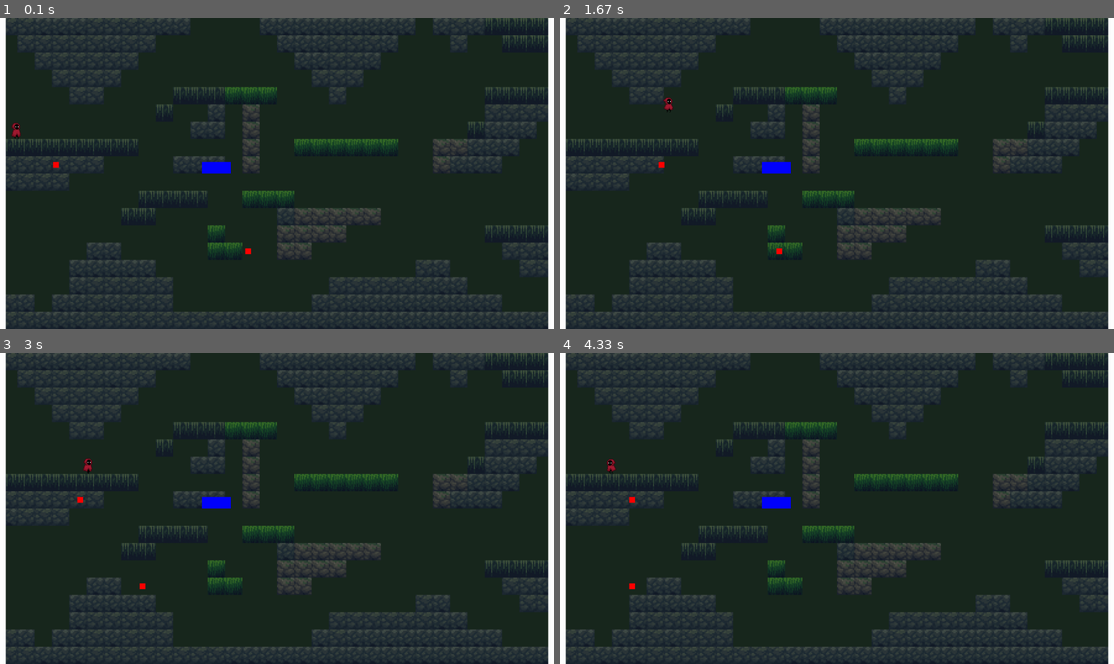
Above: before the commit, frames 1-4 (two rows, left to right).
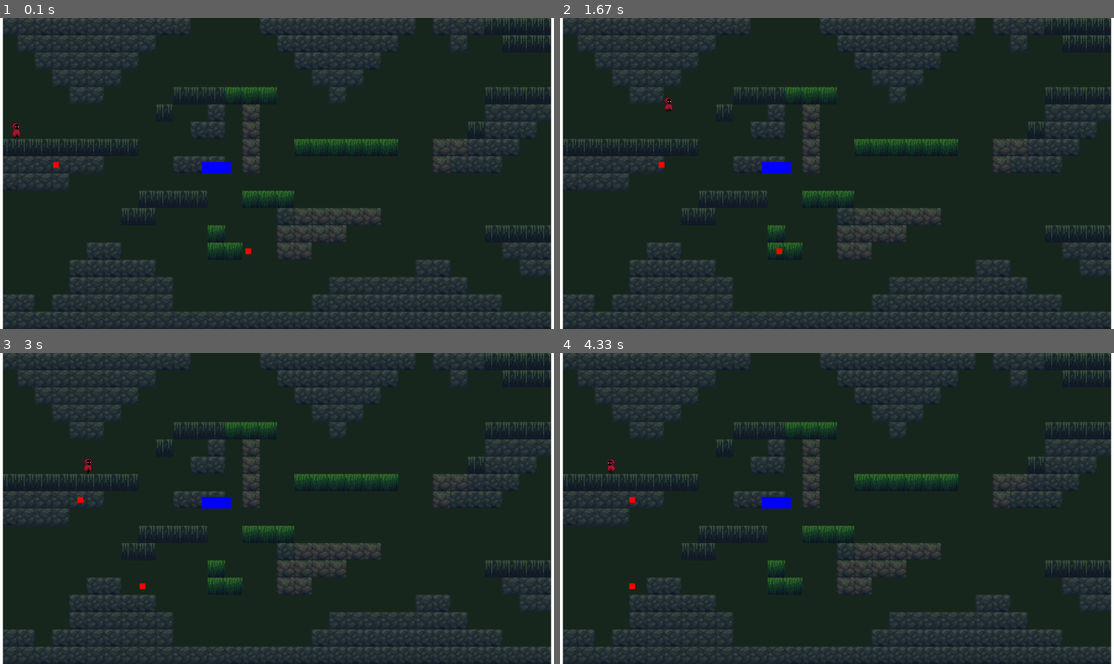
Above: after the commit, the same moments.

Repository: mrhanha1/pygameSonDoong
Game: pygame game, started from main.py
Two runs of this game, one before a commit and one after it. Both use one fixed random seed, a clock stepped at 60 frames per second and the inputs below.
Inputs:
- Up to frame 1 (0.1 s): no input
- Up to frame 2 (1.67 s): hold Right 0.33-0.8 s; hold Right 0.83-1.3 s; tap Space at 0.9, 1.2, 1.4 s; tap K at 0.98 s; hold Left from 1.33 s (still down)
- Up to frame 3 (3 s): tap Space at 1.7, 1.97, 2.27, 2.4, 2.7 s; release Left at 1.87 s; hold Left 1.9-2.3 s; hold Right 2.33-2.97 s; tap K at 2.48 s
- Up to frame 4 (4.33 s): hold Esc 3-3.47 s; hold Left 3-3.47 s; tap Space at 3.07, 3.37, 3.57, 3.87, 4.07 s; hold R 3.5-3.97 s; hold Left from 4 s (still down); tap K at 4.15 s

The runs differ from the first frame. In frame 1, 1.3% of the frame differs, in the area x 0-100%, y 0-100%; in frame 2, 1.3%; in frame 3, 1.3%; in frame 4, 1.3%.

Commit message:
đã làm chuyển level thành công, vẽ thêm 1 level, chuẩn bị làm scale level

Diff:
--- /dev/null
+++ b/assets/tilemap/lv1_riu.csv
@@ -0,0 +1,18 @@
+1,1,1,1,1,1,1,1,1,1,1,1,1,1,1,1,1,1,1,1,1,1,1,1,1,1,1,1,1,4,0,4
+4,4,4,4,4,1,4,4,4,4,4,4,4,4,4,4,1,1,1,1,1,1,1,1,1,0,0,0,0,4,0,0
+4,4,4,4,4,4,4,4,4,4,4,4,4,4,4,4,4,4,4,1,1,1,1,1,1,1,0,0,0,0,0,0
+0,4,-1,4,4,4,4,4,1,1,1,1,1,1,4,4,4,4,4,1,1,1,-1,4,1,1,1,0,0,0,0,0
+0,4,-1,-1,-1,-1,-1,-1,-1,-1,-1,-1,-1,-1,-1,-1,-1,-1,-1,-1,4,-1,-1,-1,1,1,1,1,1,0,0,0
+0,4,2,2,2,-1,-1,2,2,2,2,-1,-1,2,2,2,2,-1,-1,-1,-1,-1,-1,-1,-1,1,1,1,1,1,1,1
+0,0,1,1,1,-1,-1,-1,-1,1,1,2,2,1,1,4,4,2,2,2,2,2,2,2,-1,-1,1,1,1,1,1,1
+3,3,3,0,0,2,2,-1,-1,-1,-1,1,1,4,4,4,4,4,4,4,4,4,4,4,2,-1,-1,-1,-1,-1,-1,1
+-1,-1,-1,-1,-1,0,0,2,1,1,-1,-1,-1,-1,-1,-1,-1,0,0,0,0,4,4,4,4,2,-1,-1,-1,-1,-1,-1
+-1,-1,-1,-1,-1,-1,-1,-1,-1,-1,-1,-1,2,2,2,0,0,0,1,1,1,1,1,1,4,4,2,-1,-1,-1,-1,-1
+3,3,3,3,2,2,2,2,2,0,0,0,0,1,4,4,4,0,1,1,1,1,1,1,1,1,4,2,2,2,2,2
+0,0,0,0,0,0,0,0,0,0,0,0,0,4,4,1,1,1,4,4,4,1,4,1,1,1,1,1,1,1,1,1
+0,0,0,0,0,0,0,0,4,4,4,4,4,4,4,4,4,4,1,1,1,4,4,1,1,4,4,1,1,1,1,1
+4,4,4,4,4,4,4,4,4,1,1,1,1,1,1,1,1,1,1,1,4,4,4,4,4,1,4,4,4,1,4,1
+4,4,1,1,4,4,4,4,4,4,4,1,1,1,1,4,4,1,1,1,1,4,4,1,1,1,1,4,1,4,4,4
+1,1,1,1,4,1,4,4,4,4,1,1,4,4,4,4,4,4,4,4,1,4,1,1,1,1,1,1,4,4,1,4
+1,1,1,4,4,1,1,1,1,1,4,1,1,1,1,1,1,1,1,1,1,1,1,1,4,1,4,4,4,1,1,4
+1,4,4,4,4,4,4,4,4,4,4,4,4,4,4,4,4,4,4,4,4,4,1,4,4,4,4,4,4,4,4,4
--- /dev/null
+++ b/assets/tilemap/lv1_riu.tmx
@@ -0,0 +1,26 @@
+<?xml version="1.0" encoding="UTF-8"?>
+<map version="1.10" tiledversion="1.11.2" orientation="orthogonal" renderorder="right-down" width="32" height="18" tilewidth="60" tileheight="60" infinite="0" nextlayerid="2" nextobjectid="1">
+ <tileset firstgid="1" source="../../tiled_level/tileset_incave.tsx"/>
+ <layer id="1" name="Tile Layer 1" width="32" height="18">
+  <data encoding="csv">
+2,2,2,2,2,2,2,2,2,2,2,2,2,2,2,2,2,2,2,2,2,2,2,2,2,2,2,2,2,5,1,5,
+5,5,5,5,5,2,5,5,5,5,5,5,5,5,5,5,2,2,2,2,2,2,2,2,2,1,1,1,1,5,1,1,
+5,5,5,5,5,5,5,5,5,5,5,5,5,5,5,5,5,5,5,2,2,2,2,2,2,2,1,1,1,1,1,1,
+1,5,0,5,5,5,5,5,2,2,2,2,2,2,5,5,5,5,5,2,2,2,0,5,2,2,2,1,1,1,1,1,
+1,5,0,0,0,0,0,0,0,0,0,0,0,0,0,0,0,0,0,0,5,0,0,0,2,2,2,2,2,1,1,1,
+1,5,3,3,3,0,0,3,3,3,3,0,0,3,3,3,3,0,0,0,0,0,0,0,0,2,2,2,2,2,2,2,
+1,1,2,2,2,0,0,0,0,2,2,3,3,2,2,5,5,3,3,3,3,3,3,3,0,0,2,2,2,2,2,2,
+4,4,4,1,1,3,3,0,0,0,0,2,2,5,5,5,5,5,5,5,5,5,5,5,3,0,0,0,0,0,0,2,
+0,0,0,0,0,1,1,3,2,2,0,0,0,0,0,0,0,1,1,1,1,5,5,5,5,3,0,0,0,0,0,0,
+0,0,0,0,0,0,0,0,0,0,0,0,3,3,3,1,1,1,2,2,2,2,2,2,5,5,3,0,0,0,0,0,
+4,4,4,4,3,3,3,3,3,1,1,1,1,2,5,5,5,1,2,2,2,2,2,2,2,2,5,3,3,3,3,3,
+1,1,1,1,1,1,1,1,1,1,1,1,1,5,5,2,2,2,5,5,5,2,5,2,2,2,2,2,2,2,2,2,
+1,1,1,1,1,1,1,1,5,5,5,5,5,5,5,5,5,5,2,2,2,5,5,2,2,5,5,2,2,2,2,2,
+5,5,5,5,5,5,5,5,5,2,2,2,2,2,2,2,2,2,2,2,5,5,5,5,5,2,5,5,5,2,5,2,
+5,5,2,2,5,5,5,5,5,5,5,2,2,2,2,5,5,2,2,2,2,5,5,2,2,2,2,5,2,5,5,5,
+2,2,2,2,5,2,5,5,5,5,2,2,5,5,5,5,5,5,5,5,2,5,2,2,2,2,2,2,5,5,2,5,
+2,2,2,5,5,2,2,2,2,2,5,2,2,2,2,2,2,2,2,2,2,2,2,2,5,2,5,5,5,2,2,5,
+2,5,5,5,5,5,5,5,5,5,5,5,5,5,5,5,5,5,5,5,5,5,2,5,5,5,5,5,5,5,5,5
+</data>
+ </layer>
+</map>
--- a/gameObjectv2.py
+++ b/gameObjectv2.py
@@ -45,6 +45,6 @@
         super().__init__(x, y, width, height, "hazard", (0,0,255,100))
 
 class entrance (GameObject):
-    def __init__(self, x, y, index,width= 40, height=200):
+    def __init__(self, x, y, index,width= 20, height=200):
         super().__init__(x,y,width,height,"entrance",WHITE)
         self.index=index
--- a/level.py
+++ b/level.py
@@ -3,7 +3,7 @@
 
 class Level:
 
-    def __init__(self, tilemap_path,size, spawn_points: dict[str: tuple[int, int]]):
+    def __init__(self, tilemap_path,size, spawn_points: dict[int: tuple[int, int]]):
         self.tilemap = TileMap(tilemap_path)
         self.spawn_points = spawn_points
 
@@ -27,14 +27,14 @@
 
     def load_level(self, lvindex, spawnpoint_index):
         """load the level number 'lvindex' in level data and place player to spawnpoint [spawnpoint_index]"""
-        #lấy cặp dữ liệu của tuple với path: str, spawnpoints: dict {name: (x,y)}
+        #lấy cặp dữ liệu của tuple với path: str, spawnpoints: dict {index_number: (x,y)}
         path, spawn_points = self.level_list[lvindex]
         self.level = Level(path,2, spawn_points)
         self.level_index = lvindex
         self.set_player(spawnpoint_index)
 
     def set_player(self,spawnpoint_index):
-        spawn_pos=self.level.spawn_points.get(spawnpoint_index) #là vector2
+        spawn_pos=self.level.spawn_points.get(spawnpoint_index) #-> tuple
         if spawn_pos:
             self.player.rect.topleft=spawn_pos
             self.player.velocity=pygame.Vector2(0,0)
@@ -43,10 +43,18 @@
             #raise ValueError(f"Spawn point '{spawnpoint_index}' not found in level {lvindex}")
 
     def go_to_level (self, spawnpoint_index):
-        if spawnpoint_index==1 or spawnpoint_index==3:
-            lvindex=self.level_index-1
-        elif spawnpoint_index==2 or spawnpoint_index==4:
+
+        next_spawnpoint=1
+        if self.level_index==0: pass
+        else:
+            if spawnpoint_index==1 or spawnpoint_index==3:
+                lvindex=self.level_index-1
+                next_spawnpoint=spawnpoint_index+1
+        if spawnpoint_index==2 or spawnpoint_index==4:
             lvindex=self.level_index+1
-        if self.need_refresh:
-            self.load_level(lvindex, spawnpoint_index)
-            self.need_refresh=False
+            next_spawnpoint=spawnpoint_index-1
+        try:
+            self.load_level(lvindex, next_spawnpoint)
+            print (f"go to level {lvindex} and spawn in {next_spawnpoint} spawnpoint")
+        except:
+            print (f"number level and spawn in {next_spawnpoint} ERROR")
--- a/main.py
+++ b/main.py
@@ -1,6 +1,6 @@
 import pygame
 from playerv2 import player
-from setting import WIDTH, HEIGHT
+from setting import *
 from gameObjectv2 import enemy, hazard, entrance
 from tile_map import TileMap
 from level import LevelManager
@@ -24,11 +24,13 @@
     ("assets/tilemap/lv1_test.csv",
      {1: (40,HEIGHT//2),
       3: (40,HEIGHT-100),
-      2: (WIDTH-30,HEIGHT//2),
-      4: (WIDTH-30,HEIGHT//2)}),
-    ("testmap.csv",
-     {1: (800,800),
-      3: (1900,400)})
+      2: (WIDTH-80,HEIGHT//2-100),
+      4: (WIDTH-80,HEIGHT-100)}),
+    ("assets/tilemap/lv1_riu.csv",
+     {1: (40,HEIGHT//2),
+      3: (40,HEIGHT//2),
+      2: (WIDTH-60,HEIGHT//2),
+      4: (WIDTH-60,HEIGHT//2)})
     ]
 levelmanager=LevelManager(level_list_data, p1)
 
@@ -41,10 +43,10 @@
 
 entrances=pygame.sprite.Group()
 entrances.add(
-    entrance(0, 0, 1,20,HEIGHT//2),
-    entrance(0, HEIGHT//2, 2,20,HEIGHT//2),
-    entrance(WIDTH-20, 0, 3,20,HEIGHT//2),
-    entrance(WIDTH-20, HEIGHT//2, 4,20,HEIGHT//2)
+    entrance(0, 0, 1, 10, HEIGHT//2),
+    entrance(0, HEIGHT//2, 3, 10, HEIGHT//2),
+    entrance(WIDTH-10, 0, 2,10,HEIGHT//2),
+    entrance(WIDTH-10, HEIGHT//2, 4,10,HEIGHT//2)
     )
 """KHỞI TẠO ĐẦU TIÊN"""
 pygame.init()
@@ -73,7 +75,7 @@
             if event.key == pygame.K_r:# Resume khi nhấn R
                paused = False
         elif event.type == CHANGE_LV_EVT:
-            pass#levelmanager.go_to_level(event.index)
+            levelmanager.go_to_level(event.index)
         if event.type == pygame.QUIT:
             running = False
     #map.draw_map(screen)
--- a/playerv2.py
+++ b/playerv2.py
@@ -1,5 +1,5 @@
 import pygame
-from setting import WIDTH, HEIGHT
+from setting import *
 from pygame.math import Vector2
 from animations import Animator
 from ground_collision import in_collision_x, in_collision_y
@@ -52,8 +52,11 @@
         in_collision_x(self, grounds)
         self.rect.y += int(self.velocity.y)*d_time
         in_collision_y(self, grounds)
-        if self.rect.left<=0 or self.rect.right>=WIDTH:
-            self.velocity.x=0
+        """limit moving"""
+        if self.rect.left<=0 and self.velocity.x<0:
+            self.rect.left=0
+        elif self.rect.right>=WIDTH and self.velocity.x>0:
+            self.rect.right=0
         """ANIMATION CONDITION AND UPDATE"""
         if self.isGrounded and self.velocity.x==0:
             self.animator.state="idle"
@@ -131,8 +134,7 @@
         for entrance in entrances:
             if self.rect.colliderect(entrance.rect):
                 pygame.event.post(pygame.event.Event(CHANGE_LV_EVT, {"index":entrance.index}))
-
-
+                #print(f"collide entrance number {entrance.index}")
 
     def draw (self, screen):
         screen.blit(self.animator.get_avatar(),(self.rect.left-7*self.scale_factor,self.rect.top-6*self.scale_factor))
--- a/setting.py
+++ b/setting.py
@@ -3,3 +3,7 @@
 def cd_is_over (last_time, duration):
     "return True if from last time to now is equal or longer than durration"
     return pygame.time.get_ticks() - last_time >= duration
+CHANGE_LV_EVT = pygame.USEREVENT + 1
+PLAYER_DEAD_EVT = pygame.USEREVENT + 2
+LEVEL_WIN_EVT = pygame.USEREVENT + 3
+# v.v. thêm sau nếu cần
--- /dev/null
+++ b/tiled_level/lv1.tmx
@@ -0,0 +1,29 @@
+<?xml version="1.0" encoding="UTF-8"?>
+<map version="1.10" tiledversion="1.11.2" orientation="orthogonal" renderorder="right-down" width="32" height="18" tilewidth="60" tileheight="60" infinite="0" nextlayerid="2" nextobjectid="1">
+ <editorsettings>
+  <export target="../assets/tilemap/lv1_riu.csv" format="csv"/>
+ </editorsettings>
+ <tileset firstgid="1" source="tileset_incave.tsx"/>
+ <layer id="1" name="Tile Layer 1" width="32" height="18">
+  <data encoding="csv">
+2,2,2,2,2,2,2,2,2,2,2,2,2,2,2,2,2,2,2,2,2,2,2,2,2,2,2,2,1,1,1,1,
+5,5,5,5,5,2,5,5,5,5,5,5,5,5,5,5,2,2,2,2,2,2,2,2,2,1,1,1,1,1,1,1,
+5,5,5,5,5,5,5,5,5,5,5,5,5,5,5,5,5,5,5,2,2,2,2,2,2,2,1,1,1,1,1,1,
+1,5,0,5,5,5,5,5,2,2,2,2,2,2,5,5,5,5,5,2,2,2,0,5,2,2,2,1,1,1,1,1,
+1,5,0,0,0,0,0,0,0,0,0,0,0,0,0,0,0,0,0,0,5,0,0,0,2,2,2,2,2,1,1,1,
+1,5,3,3,3,0,0,3,3,3,3,0,0,3,3,3,3,0,0,0,0,0,0,0,0,2,2,2,2,2,2,1,
+1,1,2,2,2,0,0,0,0,2,2,3,3,2,2,5,5,3,3,3,3,3,3,3,0,0,2,2,2,2,2,2,
+4,4,4,1,1,3,3,0,0,0,0,2,2,5,5,5,5,5,5,5,5,5,5,5,3,0,0,0,0,0,0,2,
+0,0,0,0,0,1,1,3,2,2,0,0,0,0,0,0,0,1,1,1,1,5,5,5,5,3,0,0,0,0,0,0,
+0,0,0,0,0,0,0,0,0,0,0,0,3,3,3,1,1,1,2,2,2,2,2,2,5,5,3,0,0,0,0,0,
+4,4,4,4,3,3,3,3,3,1,1,1,1,2,5,5,5,1,2,2,2,2,2,2,2,2,5,3,3,3,3,3,
+1,1,1,1,1,1,1,1,1,1,1,1,1,5,5,2,2,2,5,5,5,2,5,2,2,2,2,2,2,2,2,2,
+1,1,1,1,1,1,1,1,5,5,5,5,5,5,5,5,5,5,2,2,2,5,5,2,2,5,5,2,2,2,2,2,
+5,5,5,5,5,5,5,5,5,2,2,2,2,2,2,2,2,2,2,2,5,5,5,5,5,2,5,5,5,2,5,2,
+5,5,2,2,5,5,5,5,5,5,5,2,2,2,2,5,5,2,2,2,2,5,5,2,2,2,2,5,2,5,5,5,
+2,2,2,2,5,2,5,5,5,5,2,2,5,5,5,5,5,5,5,5,2,5,2,2,2,2,2,2,5,5,2,5,
+2,2,2,5,5,2,2,2,2,2,5,2,2,2,2,2,2,2,2,2,2,2,2,2,5,2,5,5,5,2,2,5,
+2,5,5,5,5,5,5,5,5,5,5,5,5,5,5,5,5,5,5,5,5,5,2,5,5,5,5,5,5,5,5,5
+</data>
+ </layer>
+</map>
--- a/tiled_level/lvtest1.tmx
+++ b/tiled_level/lvtest1.tmx
@@ -3,22 +3,7 @@
  <editorsettings>
   <export target="../assets/tilemap/lv1_test.csv" format="csv"/>
  </editorsettings>
- <tileset firstgid="1" name="mossyblock" tilewidth="60" tileheight="60" tilecount="1" columns="1">
-  <image source="../assets/mossyblock.png" width="60" height="60"/>
- </tileset>
- <tileset firstgid="2" name="stoneblock" tilewidth="60" tileheight="60" tilecount="1" columns="1">
-  <image source="../assets/stoneblock.png" width="60" height="60"/>
- </tileset>
- <tileset firstgid="3" name="vineblock" tilewidth="60" tileheight="60" tilecount="1" columns="1">
-  <image source="../assets/vineblock.png" width="60" height="60"/>
- </tileset>
- <tileset firstgid="4" name="vinevineblock" tilewidth="60" tileheight="60" tilecount="1" columns="1">
-  <image source="../assets/vinevineblock.png" width="60" height="60"/>
- </tileset>
- <tileset firstgid="5" name="wetstoneblock" tilewidth="60" tileheight="60" tilecount="1" columns="1">
-  <image source="../assets/wetstoneblock.png" width="60" height="60"/>
- </tileset>
- <tileset firstgid="6" name="in_cave" tilewidth="60" tileheight="60" tilecount="5" columns="0">
+ <tileset firstgid="1" name="in_cave" tilewidth="60" tileheight="60" tilecount="5" columns="0">
   <grid orientation="orthogonal" width="1" height="1"/>
   <tile id="0">
    <image source="../assets/mossyblock.png" width="60" height="60"/>
@@ -38,24 +23,24 @@
  </tileset>
  <layer id="1" name="Tile Layer 1" width="32" height="18">
   <data encoding="csv">
-10,10,7,7,7,10,10,10,10,7,7,0,0,0,0,7,7,7,7,7,7,7,7,7,0,7,10,7,8,8,8,8,
-0,10,10,10,10,10,7,10,10,0,0,0,0,0,0,0,7,7,7,10,10,10,7,0,0,0,10,0,0,8,8,8,
-0,0,10,10,10,10,10,10,0,0,0,0,0,0,0,0,0,7,7,10,10,7,0,0,0,0,0,0,0,0,0,0,
-0,0,0,10,10,10,10,0,0,0,0,0,0,0,0,0,0,0,10,10,10,0,0,0,0,0,0,0,0,0,0,0,
-0,0,0,0,10,10,0,0,0,0,8,8,8,9,9,9,0,0,0,10,0,0,0,0,0,0,0,0,8,8,8,8,
-0,0,0,0,0,0,0,0,0,8,0,0,7,0,6,0,0,0,0,0,0,0,0,0,0,0,0,0,10,10,10,10,
-0,0,0,0,0,0,0,0,0,0,0,7,7,0,6,0,0,0,0,0,0,0,0,0,0,0,0,8,7,7,7,0,
-8,8,8,8,8,8,8,8,0,0,0,0,0,0,6,0,0,9,9,9,9,9,9,0,0,6,6,7,7,7,0,0,
-10,10,10,10,10,10,0,0,0,0,7,7,7,0,6,0,0,0,0,0,0,0,0,0,0,6,7,7,7,0,0,0,
-7,10,10,10,0,0,0,0,0,0,0,0,0,0,0,0,0,0,0,0,0,0,0,0,0,0,0,0,0,0,0,0,
-0,0,0,0,0,0,0,0,8,8,8,8,0,0,9,9,9,0,0,0,0,0,0,0,0,0,0,0,0,0,0,0,
-0,0,0,0,0,0,0,8,8,0,0,0,0,0,0,0,7,6,6,6,6,6,0,0,0,0,0,0,0,0,0,0,
-0,0,0,0,0,0,0,0,0,0,0,0,9,0,0,0,6,6,6,6,0,0,0,0,0,0,0,0,8,8,8,8,
-0,0,0,0,0,7,7,0,0,0,0,0,9,9,0,0,6,6,0,0,0,0,0,0,0,0,0,0,0,10,10,7,
-0,0,0,0,7,7,7,7,7,0,0,0,0,0,0,0,0,0,0,0,0,0,0,0,10,7,0,0,0,0,10,10,
-0,0,0,0,7,10,10,10,10,10,0,0,0,0,0,0,0,0,0,10,10,10,10,10,10,7,7,0,0,0,0,0,
-10,7,0,7,7,10,7,10,10,10,0,0,0,0,0,0,0,0,7,10,7,7,7,7,7,7,7,7,7,0,0,0,
-10,10,7,7,7,10,10,10,10,10,10,10,10,7,7,7,7,7,7,7,7,7,7,7,7,7,7,7,7,7,7,7
+5,5,2,2,2,5,5,5,5,2,2,0,0,0,0,2,2,2,2,2,2,2,2,2,0,2,5,2,3,3,3,3,
+0,5,5,5,5,5,2,5,5,0,0,0,0,0,0,0,2,2,2,5,5,5,2,0,0,0,5,0,0,3,3,3,
+0,0,5,5,5,5,5,5,0,0,0,0,0,0,0,0,0,2,2,5,5,2,0,0,0,0,0,0,0,0,0,0,
+0,0,0,5,5,5,5,0,0,0,0,0,0,0,0,0,0,0,5,5,5,0,0,0,0,0,0,0,0,0,0,0,
+0,0,0,0,5,5,0,0,0,0,3,3,3,4,4,4,0,0,0,5,0,0,0,0,0,0,0,0,3,3,3,3,
+0,0,0,0,0,0,0,0,0,3,0,0,2,0,1,0,0,0,0,0,0,0,0,0,0,0,0,0,5,5,5,5,
+0,0,0,0,0,0,0,0,0,0,0,2,2,0,1,0,0,0,0,0,0,0,0,0,0,0,0,3,2,2,2,0,
+3,3,3,3,3,3,3,3,0,0,0,0,0,0,1,0,0,4,4,4,4,4,4,0,0,1,1,2,2,2,0,0,
+5,5,5,5,5,5,0,0,0,0,2,2,2,0,1,0,0,0,0,0,0,0,0,0,0,1,2,2,2,0,0,0,
+2,5,5,5,0,0,0,0,0,0,0,0,0,0,0,0,0,0,0,0,0,0,0,0,0,0,0,0,0,0,0,0,
+0,0,0,0,0,0,0,0,3,3,3,3,0,0,4,4,4,0,0,0,0,0,0,0,0,0,0,0,0,0,0,0,
+0,0,0,0,0,0,0,3,3,0,0,0,0,0,0,0,2,1,1,1,1,1,0,0,0,0,0,0,0,0,0,0,
+0,0,0,0,0,0,0,0,0,0,0,0,4,0,0,0,1,1,1,1,0,0,0,0,0,0,0,0,3,3,3,3,
+0,0,0,0,0,2,2,0,0,0,0,0,4,4,0,0,1,1,0,0,0,0,0,0,0,0,0,0,0,5,5,2,
+0,0,0,0,2,2,2,2,2,0,0,0,0,0,0,0,0,0,0,0,0,0,0,0,5,2,0,0,0,0,5,5,
+0,0,0,0,2,5,5,5,5,5,0,0,0,0,0,0,0,0,0,5,5,5,5,5,5,2,2,0,0,0,0,0,
+5,2,0,2,2,5,2,5,5,5,0,0,0,0,0,0,0,0,2,5,2,2,2,2,2,2,2,2,2,0,0,0,
+5,5,2,2,2,5,5,5,5,5,5,5,5,2,2,2,2,2,2,2,2,2,2,2,2,2,2,2,2,2,2,2
 </data>
  </layer>
 </map>
Not shown, added: tiled_level/level1.tiled-project
Not shown, added: tiled_level/level1.tiled-session
Not shown, changed: tiled_level/testlevel2.tiled-session
